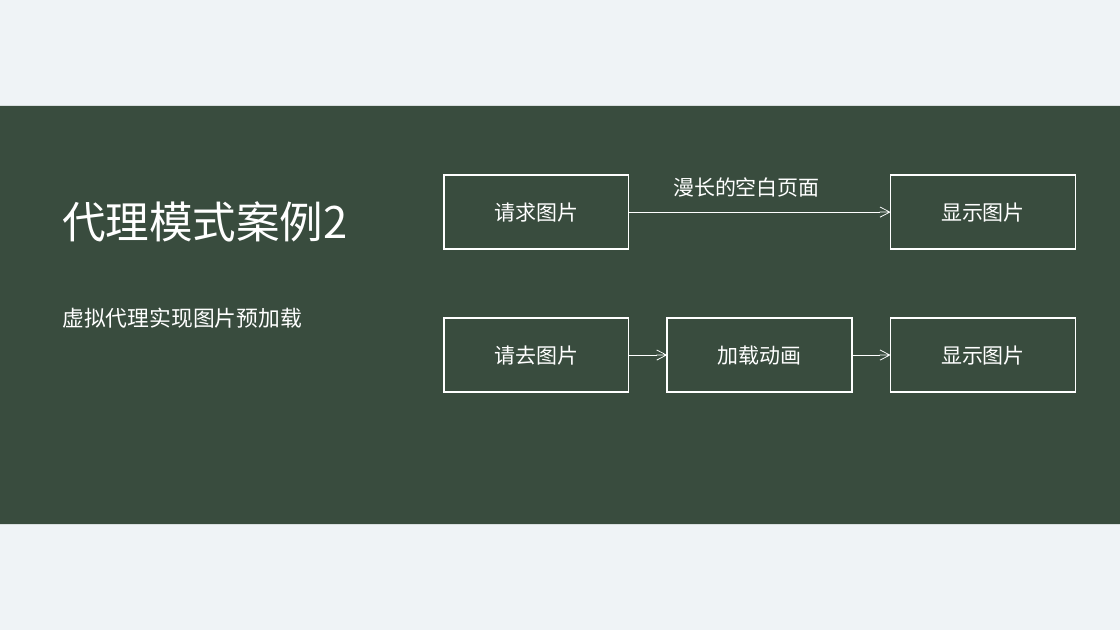
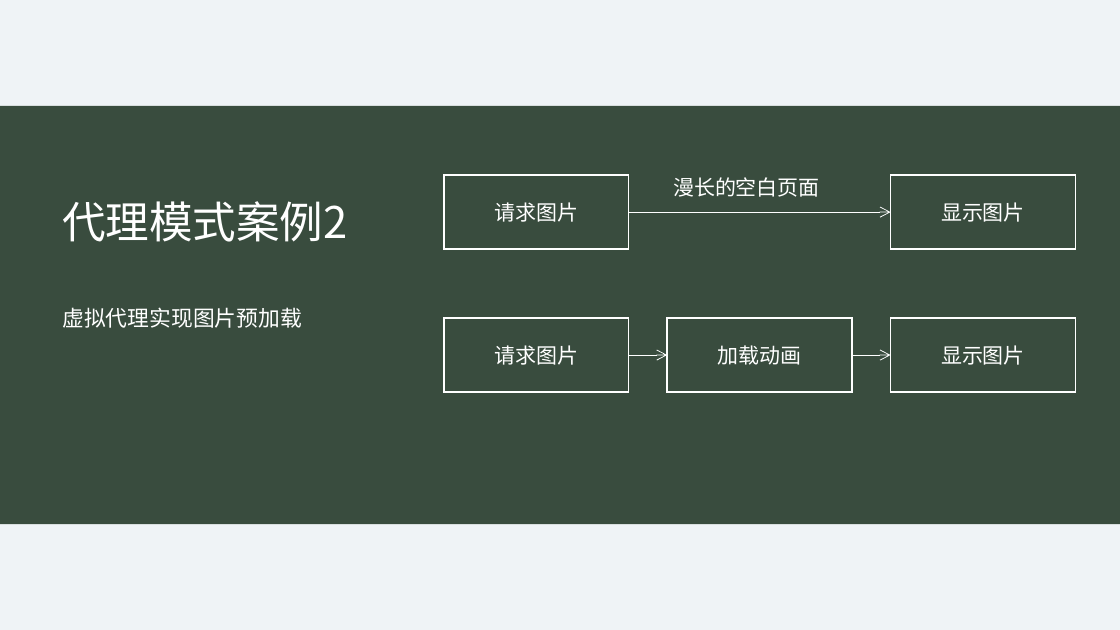
Before and after one commit to HTML-Worker/Design_Pattern_Sharing, a slide deck: slide 9 of doc/设计模式.pptx. Drawn at 1120x630 pixels with LibreOffice and Linux fonts; fonts in the diff are those of the drawing. Boxes give left, top, right and bottom in pixels: in the first picture for what was removed or moved away, otherwise in the second. Text is boxed around its words. In the diff, an @@ line names an element or a change of style, - is before the commit and + after.

```diff
--- a/doc/设计模式.pptx
+++ b/doc/设计模式.pptx
@@ text in rectangle at <box>494,345,578,365</box>: text changed @@
-请去图片
+请求图片
```
Also in this commit, not shown: 3 other slides changed, 1 slide added, 1 slide removed, 1 other file.
